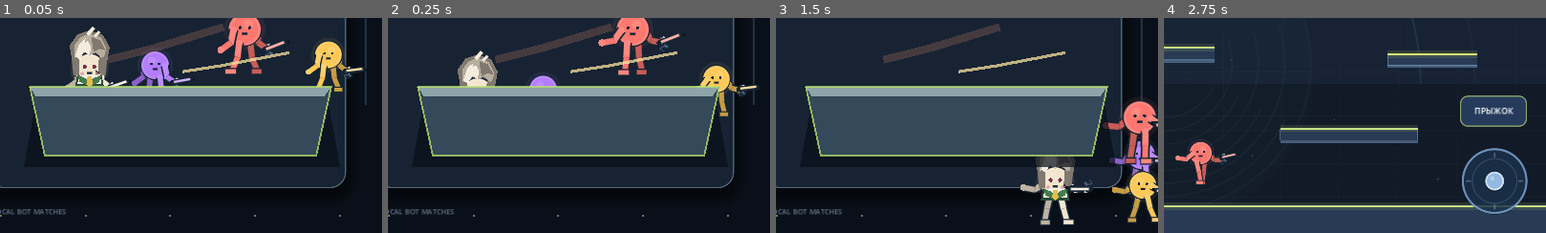
Above: before the commit, frames 1-4 (left to right).
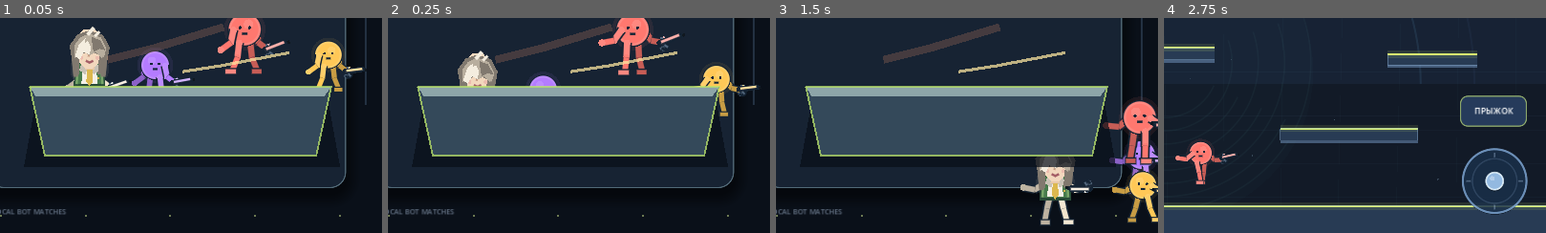
Above: after the commit, the same moments.

Repository: loslam-del/Kiwi-rounds
Game: Godot game, scene res://scenes/main.tscn
Two runs of this game, one before a commit and one after it. Both use one fixed random seed, a clock stepped at 60 frames per second and the inputs below.
Inputs (mouse positions are % of the whole screen's width and height, from its top left):
- Up to frame 1 (0.05 s): no input
- Up to frame 2 (0.25 s): no input
- Up to frame 3 (1.5 s): move the mouse to (72, 45) at 0.52 s; hold D 0.53-1.25 s; hold J 0.53-1.25 s; click (72, 45) at 0.67 s; tap Space at 0.77 s; drag from (30, 55) to (45, 70) at 1.27 s
- Up to frame 4 (2.75 s): click "БЫСТРЫЙ БОЙ С БОТОМ" at 2 s
The pictures show only the part of the screen within x 50-100%, y 50-100%; the shares and areas given below are measured in that part.

The runs differ from the first frame. In frame 1, 0.6% of the frame differs, in the area x 19-28%, y 5-32%; in frame 2, 0.1%; in frame 3, 0.6%; in frame 4, nothing differs.

Commit message:
Redesign Kiwi character face and tailored outfit

Diff:
--- a/scripts/player.gd
+++ b/scripts/player.gd
@@ -521,14 +521,46 @@
         var hair := Color("#b8ae9e")
         var hair_light := Color("#f4eddf")
         var hair_shadow := Color("#81796f")
-        var shirt := Color("#f4f0e8")
+        var shirt := Color("#f5f0e6")
+        var shirt_shadow := Color("#c8c1b5")
         var green := Color("#477b4c")
         var green_dark := Color("#294c38")
-        var tie := Color("#e5bd48")
-        draw_colored_polygon(PackedVector2Array([center+Vector2(-15,7),center+Vector2(15,7),center+Vector2(18,22),center+Vector2(-18,22)]),green_dark)
-        draw_colored_polygon(PackedVector2Array([center+Vector2(-13,7),center+Vector2(13,7),center+Vector2(15,19),center+Vector2(-15,19)]),shirt)
-        draw_colored_polygon(PackedVector2Array([center+Vector2(-15,7),center+Vector2(-4,12),center+Vector2(0,18),center+Vector2(4,12),center+Vector2(15,7),center+Vector2(12,16),center+Vector2(0,22),center+Vector2(-12,16)]),green)
-        draw_colored_polygon(PackedVector2Array([center+Vector2(-2.5,9),center+Vector2(2.5,9),center+Vector2(4,19),center+Vector2(0,22),center+Vector2(-4,19)]),tie)
+        var green_light := Color("#78a76a")
+        var tie := Color("#dcb84f")
+        # Tailored jacket, shirt panel and clear lapels instead of a flat torso patch.
+        draw_colored_polygon(PackedVector2Array([center+Vector2(-17,-8),center+Vector2(17,-8),center+Vector2(20,22),center+Vector2(-20,22)]),green_dark)
+        draw_colored_polygon(PackedVector2Array([center+Vector2(-14,-7),center+Vector2(14,-7),center+Vector2(16,19),center+Vector2(-16,19)]),green)
+        draw_colored_polygon(PackedVector2Array([center+Vector2(-8,-7),center+Vector2(8,-7),center+Vector2(10,18),center+Vector2(-10,18)]),shirt)
+        draw_colored_polygon(PackedVector2Array([center+Vector2(-9,-8),center+Vector2(-2,-2),center+Vector2(-5,7),center+Vector2(-13,1)]),shirt_shadow)
+        draw_colored_polygon(PackedVector2Array([center+Vector2(9,-8),center+Vector2(2,-2),center+Vector2(5,7),center+Vector2(13,1)]),shirt_shadow)
+        draw_colored_polygon(PackedVector2Array([center+Vector2(-3,-5),center+Vector2(3,-5),center+Vector2(4,16),center+Vector2(0,21),center+Vector2(-4,16)]),tie)
+        draw_line(center+Vector2(-15,3),center+Vector2(-16,18),green_light,1.8,true)
+        draw_line(center+Vector2(15,3),center+Vector2(16,18),green_light,1.8,true)
+        draw_circle(center+Vector2(11,11),1.4,tie)
+        # Separate neck and face give Kiwi a real head silhouette, not eyes floating on the torso.
+        draw_colored_polygon(PackedVector2Array([center+Vector2(-5,-10),center+Vector2(5,-10),center+Vector2(6,1),center+Vector2(-6,1)]),Color("#e9c9aa"))
+        draw_colored_polygon(PackedVector2Array([
+            center+Vector2(-14,-42),center+Vector2(-7,-49),center+Vector2(7,-49),
+            center+Vector2(15,-40),center+Vector2(16,-22),center+Vector2(11,-7),
+            center+Vector2(4,-1),center+Vector2(-5,-1),center+Vector2(-12,-8),
+            center+Vector2(-16,-23)
+        ]),Color("#f2d7bd"))
+        draw_arc(center+Vector2(-13,-24),4.0,0.0,TAU,20,Color("#d3aa91"),1.2,true)
+        draw_arc(center+Vector2(13,-24),4.0,0.0,TAU,20,Color("#d3aa91"),1.2,true)
+        # Eyes, eyebrows, nose and a small smile are deliberately high-contrast at phone scale.
+        draw_line(center+Vector2(-10,-31),center+Vector2(-4,-33),hair_shadow,1.8,true)
+        draw_line(center+Vector2(4,-33),center+Vector2(10,-31),hair_shadow,1.8,true)
+        draw_circle(center+Vector2(-7,-25),2.7,Color.WHITE)
+        draw_circle(center+Vector2(7,-25),2.7,Color.WHITE)
+        draw_circle(center+Vector2(-6.5,-24.5),1.7,Color("#684b4d"))
+        draw_circle(center+Vector2(7.5,-24.5),1.7,Color("#684b4d"))
+        draw_circle(center+Vector2(-6,-25.5),0.7,Color.WHITE)
+        draw_circle(center+Vector2(8,-25.5),0.7,Color.WHITE)
+        draw_line(center+Vector2(0,-22),center+Vector2(-1,-16),Color("#c49b83"),1.2,true)
+        draw_line(center+Vector2(-4,-10),center+Vector2(0,-8),Color("#a45e66"),1.6,true)
+        draw_line(center+Vector2(0,-8),center+Vector2(4,-10),Color("#a45e66"),1.6,true)
+        draw_circle(center+Vector2(-10,-14),2.4,Color("#e6a1a0",0.48))
+        draw_circle(center+Vector2(10,-14),2.4,Color("#e6a1a0",0.48))
         # Darker outlined side locks and a fuller crown make Kiwi's hair readable at small scale.
         draw_colored_polygon(PackedVector2Array([center+Vector2(-22,-13),center+Vector2(-25,-29),center+Vector2(-15,-43 …(262 unchanged characters)…
         draw_colored_polygon(PackedVector2Array([center+Vector2(-19,-13),center+Vector2(-19,-29),center+Vector2(-12,-39),center+Vector2(0,-44),center+Vector2(14,-39),center+Vector2(21,-25),center+Vector2(17,-12),center+Vector2(8,-21),center+Vector2(0,-17),center+Vector2(-8,-22)]),hair)
@@ -539,11 +571,8 @@
         draw_line(center+Vector2(19,-14),center+Vector2(17,7),hair_shadow,5.0,true)
         draw_line(center+Vector2(-2,-43),center+Vector2(5,-51),hair_light,3.2,true)
         draw_line(center+Vector2(7,-41),center+Vector2(12,-46),hair_light,2.2,true)
-        draw_circle(center+Vector2(-6,-3),2.5,Color("#792f48"))
-        draw_circle(center+Vector2(6,-3),2.5,Color("#792f48"))
-        draw_circle(center+Vector2(11,4),1.4,Color("#3b2930"))
-        draw_circle(center+Vector2(-9,6),2.4,Color("#d88c91",0.62))
-        draw_circle(center+Vector2(9,6),2.4,Color("#d88c91",0.62))
+        draw_line(center+Vector2(-19,-13),center+Vector2(-17,9),hair_shadow,4.5,true)
+        draw_line(center+Vector2(19,-13),center+Vector2(17,9),hair_shadow,4.5,true)
 
     if hit_flash > 0.0:
         draw_circle(center, 23.0, Color(1.0,0.45,0.34,hit_flash*0.24))
